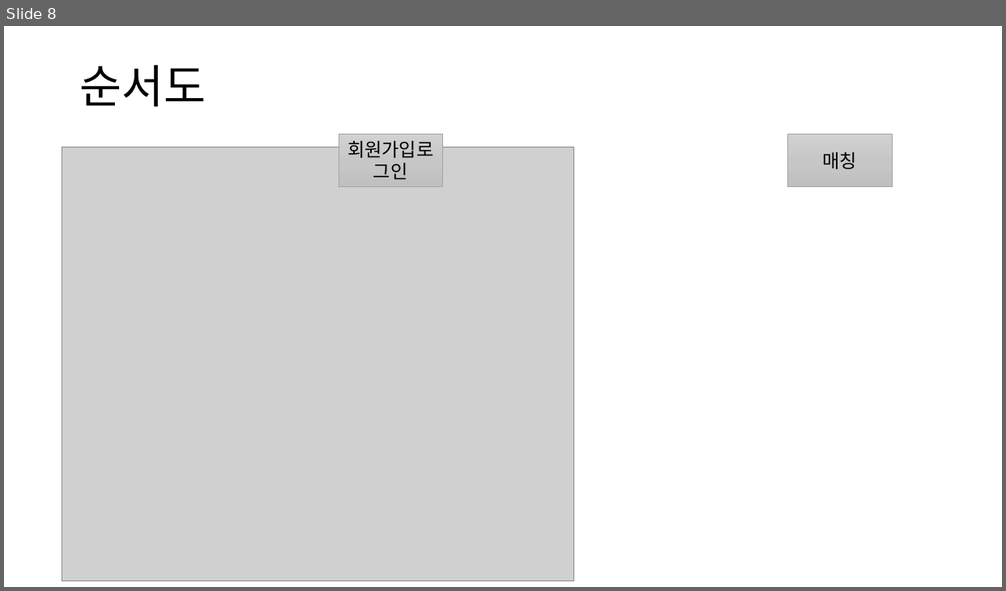
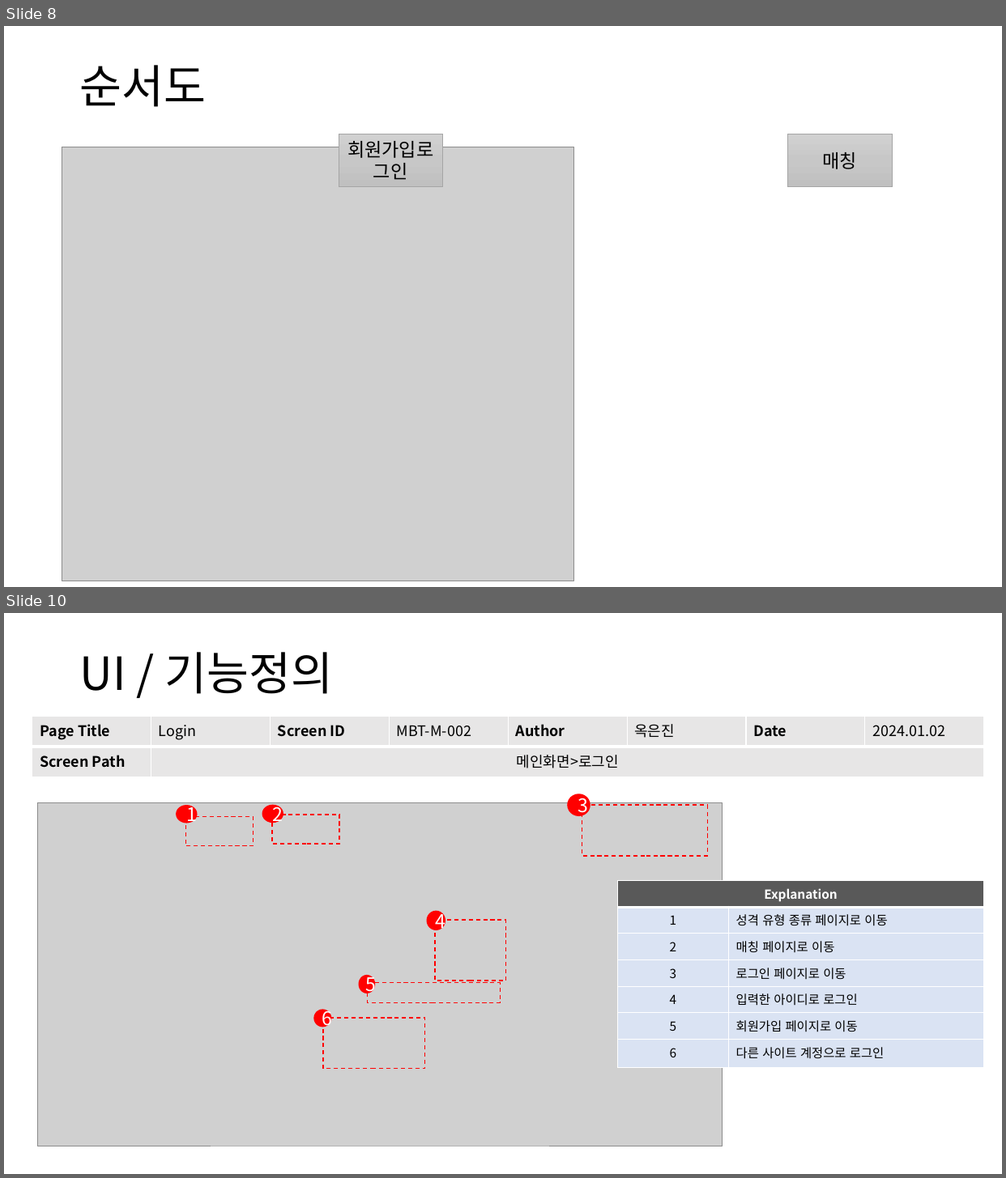
Before and after one commit to piepenie/NO6, a slide deck: MBTI 스토리보드.pptx. Shown one above the other, each under a label of ours: slide 8 before the commit, slides 8 and 10 after it; the slides between them are not shown. The pictures are 1006x591 and 1006x1178 pixels, drawn with LibreOffice and Linux fonts; fonts in the diff are those of the drawing; grey boxes stand for pictures. Boxes give left, top, right and bottom in pixels: in the first picture for what was removed or moved away, otherwise in the second. Text is boxed around its words. In the diff, an @@ line names an element or a change of style, - is before the commit and + after.

Commit message:
ui/function explanation

```diff
--- a/MBTI 스토리보드.pptx
+++ b/MBTI 스토리보드.pptx
@@ slide 10 added at (x1=4, y1=613, x2=1002, y2=1174), background #FFFFFF @@
@@ text added at (x1=80, y1=652, x2=334, y2=694), 44 pt, text #000000 @@
+UI / 기능정의
@@ table added at (x1=32, y1=717, x2=985, y2=777), 2 rows, 8 columns @@
+Page Title | Login | Screen ID | MBT-M-002 | Author | 옥은진 | Date | 2024.01.02
+Screen Path | 메인화면>로그인 |  |  |  |  |  | 
@@ group added at (x1=38, y1=794, x2=722, y2=1146): 6 rectangles, 6 ellipses, 1 picture @@
+4
+5
+6
+1
+2
+3
@@ table added at (x1=618, y1=881, x2=984, y2=1068), 7 rows, 2 columns @@
+Explanation | 
+1 | 성격 유형 종류 페이지로 이동
+2 | 매칭 페이지로 이동
+3 | 로그인 페이지로 이동
+4 | 입력한 아이디로 로그인
+5 | 회원가입 페이지로 이동
+6 | 다른 사이트 계정으로 로그인
```
Also in this commit, not shown: 1 slide changed, 8 other slides added.
